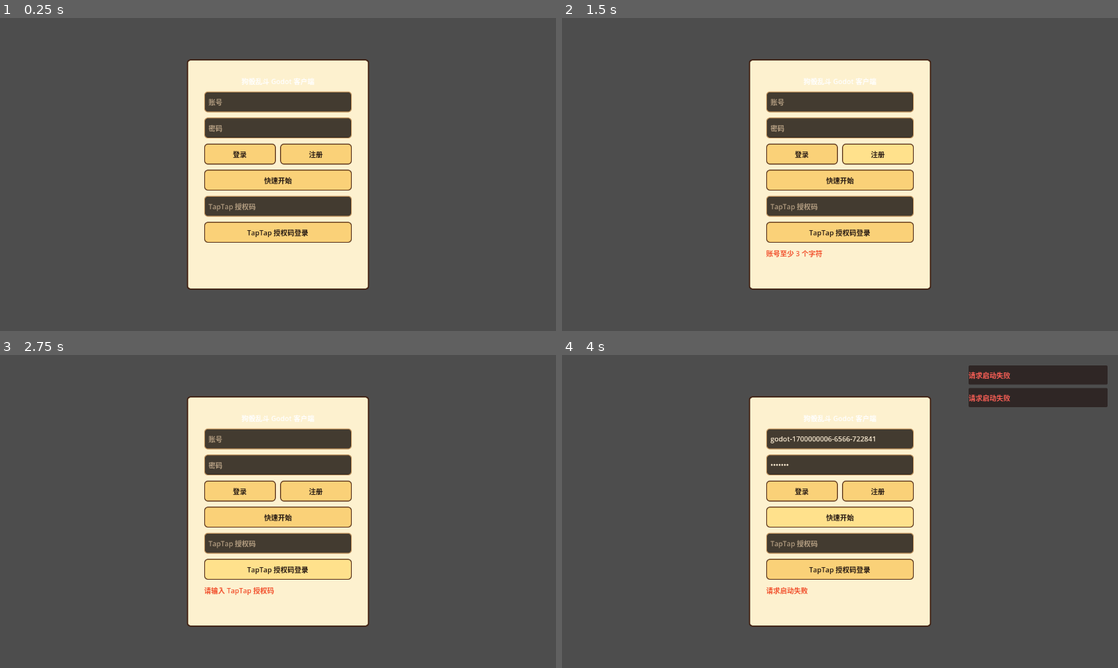
Above: before the commit, frames 1-4 (two rows, left to right).
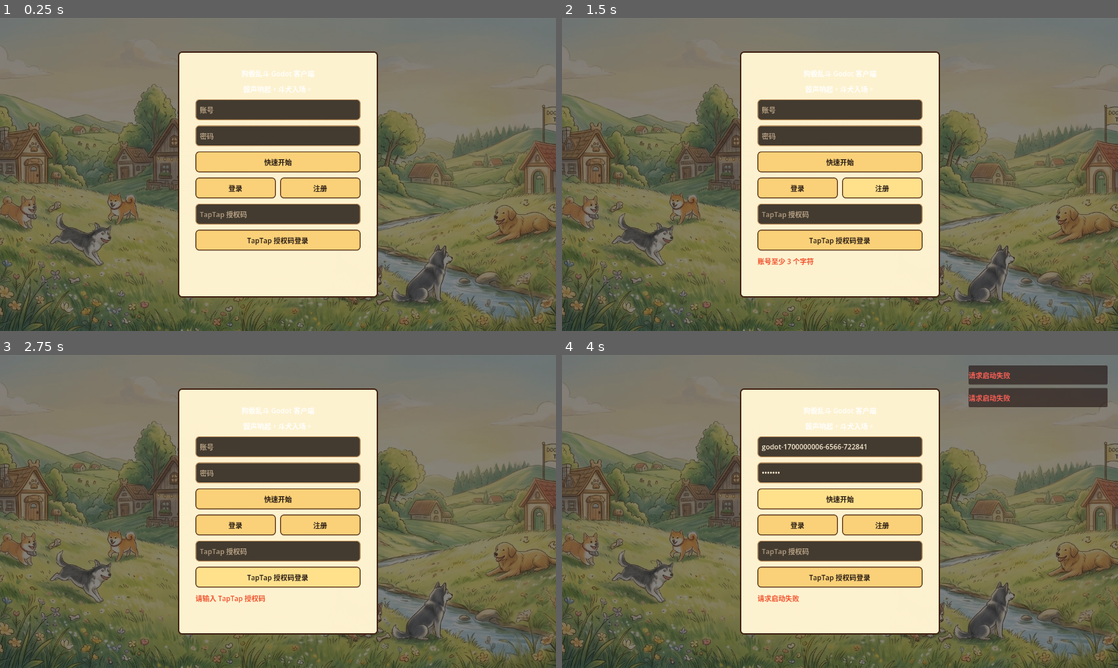
Above: after the commit, the same moments.

Repository: DerecoL/DogFight
Game: Godot game, scene res://scenes/Main.tscn
Two runs of this game, one before a commit and one after it. Both use one fixed random seed, a clock stepped at 60 frames per second and the inputs below.
Inputs:
- Up to frame 1 (0.25 s): no input
- Up to frame 2 (1.5 s): click "登录" at 0.5 s; click "注册" at 1.25 s
- Up to frame 3 (2.75 s): click "TapTap 授权码登录" at 2 s
- Up to frame 4 (4 s): click "快速开始" at 2.75 s; click "快速开始" at 3.5 s

The runs differ from the first frame. In frame 1, 73% of the frame differs, in the area x 0-100%, y 0-100%; in frame 2, 73%; in frame 3, 73%; in frame 4, 70%.

Commit message:
Bring Godot login closer to web shell

Diff:
--- a/godot-client/scenes/LoginScreen.tscn
+++ b/godot-client/scenes/LoginScreen.tscn
@@ -1,89 +1,129 @@
-[gd_scene load_steps=2 format=3 uid="uid://dogfight_login_screen"]
+[gd_scene load_steps=3 format=3 uid="uid://dogfight_login_screen"]
 
 [ext_resource type="Script" path="res://scripts/ui/LoginScreen.gd" id="1_login"]
+[ext_resource type="Texture2D" path="res://assets/backgrounds/dog-brawl-town.jpg" id="2_bg"]
 
-[node name="LoginScreen" type="PanelContainer"]
+[node name="LoginScreen" type="Control"]
+layout_mode = 3
+anchors_preset = 15
+anchor_right = 1.0
+anchor_bottom = 1.0
+grow_horizontal = 2
+grow_vertical = 2
+script = ExtResource("1_login")
+
+[node name="BackgroundImage" type="TextureRect" parent="."]
+unique_name_in_owner = true
+layout_mode = 1
+anchors_preset = 15
+anchor_right = 1.0
+anchor_bottom = 1.0
+grow_horizontal = 2
+grow_vertical = 2
+mouse_filter = 2
+texture = ExtResource("2_bg")
+expand_mode = 1
+stretch_mode = 6
+
+[node name="OverlayTint" type="ColorRect" parent="."]
+layout_mode = 1
+anchors_preset = 15
+anchor_right = 1.0
+anchor_bottom = 1.0
+grow_horizontal = 2
+grow_vertical = 2
+mouse_filter = 2
+color = Color(0.08, 0.07, 0.06, 0.52)
+
+[node name="AuthPanel" type="PanelContainer" parent="."]
+unique_name_in_owner = true
+layout_mode = 1
 anchors_preset = 8
 anchor_left = 0.5
 anchor_top = 0.5
 anchor_right = 0.5
 anchor_bottom = 0.5
-offset_left = -210.0
-offset_top = -210.0
-offset_right = 210.0
-offset_bottom = 210.0
+offset_left = -230.0
+offset_top = -246.0
+offset_right = 230.0
+offset_bottom = 246.0
 grow_horizontal = 2
 grow_vertical = 2
-script = ExtResource("1_login")
 
-[node name="Margin" type="MarginContainer" parent="."]
+[node name="Margin" type="MarginContainer" parent="AuthPanel"]
 layout_mode = 2
 theme_override_constants/margin_left = 24
 theme_override_constants/margin_top = 24
 theme_override_constants/margin_right = 24
 theme_override_constants/margin_bottom = 24
 
-[node name="Form" type="VBoxContainer" parent="Margin"]
+[node name="Form" type="VBoxContainer" parent="AuthPanel/Margin"]
 layout_mode = 2
 theme_override_constants/separation = 12
 
-[node name="Title" type="Label" parent="Margin/Form"]
+[node name="Title" type="Label" parent="AuthPanel/Margin/Form"]
 layout_mode = 2
 text = "狗骰乱斗 Godot 客户端"
 horizontal_alignment = 1
 
-[node name="AccountInput" type="LineEdit" parent="Margin/Form"]
+[node name="Subtitle" type="Label" parent="AuthPanel/Margin/Form"]
+layout_mode = 2
+text = "骰声响起，斗犬入场。"
+horizontal_alignment = 1
+autowrap_mode = 3
+
+[node name="AccountInput" type="LineEdit" parent="AuthPanel/Margin/Form"]
 unique_name_in_owner = true
 layout_mode = 2
 placeholder_text = "账号"
 
-[node name="PasswordInput" type="LineEdit" parent="Margin/Form"]
+[node name="PasswordInput" type="LineEdit" parent="AuthPanel/Margin/Form"]
 unique_name_in_owner = true
 layout_mode = 2
 placeholder_text = "密码"
 secret = true
 
-[node name="AuthButtons" type="HBoxContainer" parent="Margin/Form"]
+[node name="QuickStartButton" type="Button" parent="AuthPanel/Margin/Form"]
+unique_name_in_owner = true
+custom_minimum_size = Vector2(0, 42)
+layout_mode = 2
+text = "快速开始"
+
+[node name="AuthButtons" type="HBoxContainer" parent="AuthPanel/Margin/Form"]
 layout_mode = 2
 theme_override_constants/separation = 10
 
-[node name="LoginButton" type="Button" parent="Margin/Form/AuthButtons"]
+[node name="LoginButton" type="Button" parent="AuthPanel/Margin/Form/AuthButtons"]
 unique_name_in_owner = true
-custom_minimum_size = Vector2(0, 32)
+custom_minimum_size = Vector2(0, 34)
 layout_mode = 2
 size_flags_horizontal = 3
 text = "登录"
 
-[node name="RegisterButton" type="Button" parent="Margin/Form/AuthButtons"]
+[node name="RegisterButton" type="Button" parent="AuthPanel/Margin/Form/AuthButtons"]
 unique_name_in_owner = true
-custom_minimum_size = Vector2(0, 32)
+custom_minimum_size = Vector2(0, 34)
 layout_mode = 2
 size_flags_horizontal = 3
 text = "注册"
 
-[node name="QuickStartButton" type="Button" parent="Margin/Form"]
-unique_name_in_owner = true
-custom_minimum_size = Vector2(0, 34)
-layout_mode = 2
-text = "快速开始"
-
-[node name="TapTapCodeInput" type="LineEdit" parent="Margin/Form"]
+[node name="TapTapCodeInput" type="LineEdit" parent="AuthPanel/Margin/Form"]
 unique_name_in_owner = true
 layout_mode = 2
 placeholder_text = "TapTap 授权码"
 
-[node name="TapTapButton" type="Button" parent="Margin/Form"]
+[node name="TapTapButton" type="Button" parent="AuthPanel/Margin/Form"]
 unique_name_in_owner = true
-custom_minimum_size = Vector2(0, 32)
+custom_minimum_size = Vector2(0, 34)
 layout_mode = 2
 text = "TapTap 授权码登录"
 
-[node name="ErrorScroll" type="ScrollContainer" parent="Margin/Form"]
+[node name="ErrorScroll" type="ScrollContainer" parent="AuthPanel/Margin/Form"]
 custom_minimum_size = Vector2(0, 58)
 layout_mode = 2
 horizontal_scroll_mode = 0
 
-[node name="ErrorLabel" type="Label" parent="Margin/Form/ErrorScroll"]
+[node name="ErrorLabel" type="Label" parent="AuthPanel/Margin/Form/ErrorScroll"]
 unique_name_in_owner = true
 layout_mode = 2
 size_flags_horizontal = 3
--- /dev/null
+++ b/godot-client/scripts/tests/login_visual_shell_smoke.gd
@@ -0,0 +1,46 @@
+extends SceneTree
+
+func _init() -> void:
+	_run()
+
+func _run() -> void:
+	var login_scene := load("res://scenes/LoginScreen.tscn")
+	if login_scene == null:
+		_fail("Login scene failed to load")
+		return
+	var login = login_scene.instantiate()
+	root.add_child(login)
+	await process_frame
+	var background = login.get_node_or_null("%BackgroundImage")
+	if not background is TextureRect:
+		_fail("Login screen must render a migrated background image")
+		return
+	if (background as TextureRect).texture == null:
+		_fail("Login background texture is missing")
+		return
+	if (background as TextureRect).stretch_mode != TextureRect.STRETCH_KEEP_ASPECT_COVERED:
+		_fail("Login background must cover the viewport")
+		return
+	var auth_panel = login.get_node_or_null("%AuthPanel")
+	if not auth_panel is PanelContainer:
+		_fail("Login screen must contain a centered auth panel")
+		return
+	if (auth_panel as PanelContainer).get_theme_stylebox("panel") == null:
+		_fail("Auth panel must use the shared modal panel style")
+		return
+	var quick_start = login.get_node_or_null("%QuickStartButton")
+	if not quick_start is Button:
+		_fail("Quick start button is missing")
+		return
+	if not (quick_start as Button).text.contains("快速开始"):
+		_fail("Quick start button must be readable on first launch")
+		return
+	login.queue_free()
+	for _frame in range(5):
+		await process_frame
+	print("Godot login visual shell smoke passed")
+	quit(0)
+
+func _fail(message: String) -> void:
+	push_error(message)
+	quit(1)
--- a/godot-client/scripts/tests/ui_visual_style_smoke.gd
+++ b/godot-client/scripts/tests/ui_visual_style_smoke.gd
@@ -15,8 +15,9 @@
 	var login = login_scene.instantiate()
 	root.add_child(login)
 	await process_frame
-	if login.get_theme_stylebox("panel") == null:
-		_fail("Login panel must use a custom paper style")
+	var auth_panel = login.get_node_or_null("%AuthPanel")
+	if not auth_panel is PanelContainer or (auth_panel as PanelContainer).get_theme_stylebox("panel") == null:
+		_fail("Login auth panel must use a custom paper style")
 		return
 	var login_button = login.get_node_or_null("%LoginButton")
 	var account_input = login.get_node_or_null("%AccountInput")
--- a/godot-client/scripts/ui/LoginScreen.gd
+++ b/godot-client/scripts/ui/LoginScreen.gd
@@ -1,9 +1,10 @@
-extends PanelContainer
+extends Control
 
 signal login_succeeded
 
 const UiTokens := preload("res://scripts/ui/kit/UiTokens.gd")
 
+@onready var auth_panel: PanelContainer = %AuthPanel
 @onready var account_input: LineEdit = %AccountInput
 @onready var password_input: LineEdit = %PasswordInput
 @onready var login_button: Button = %LoginButton
@@ -102,7 +103,8 @@
 		error_label.text = message
 
 func _apply_visual_style() -> void:
-	add_theme_stylebox_override("panel", UiTokens.modal_panel_style())
+	if auth_panel != null:
+		auth_panel.add_theme_stylebox_override("panel", UiTokens.modal_panel_style())
 	for button in [login_button, register_button, quick_start_button, taptap_button]:
 		_apply_button_style(button)
 	for input in [account_input, password_input, taptap_code_input]:
